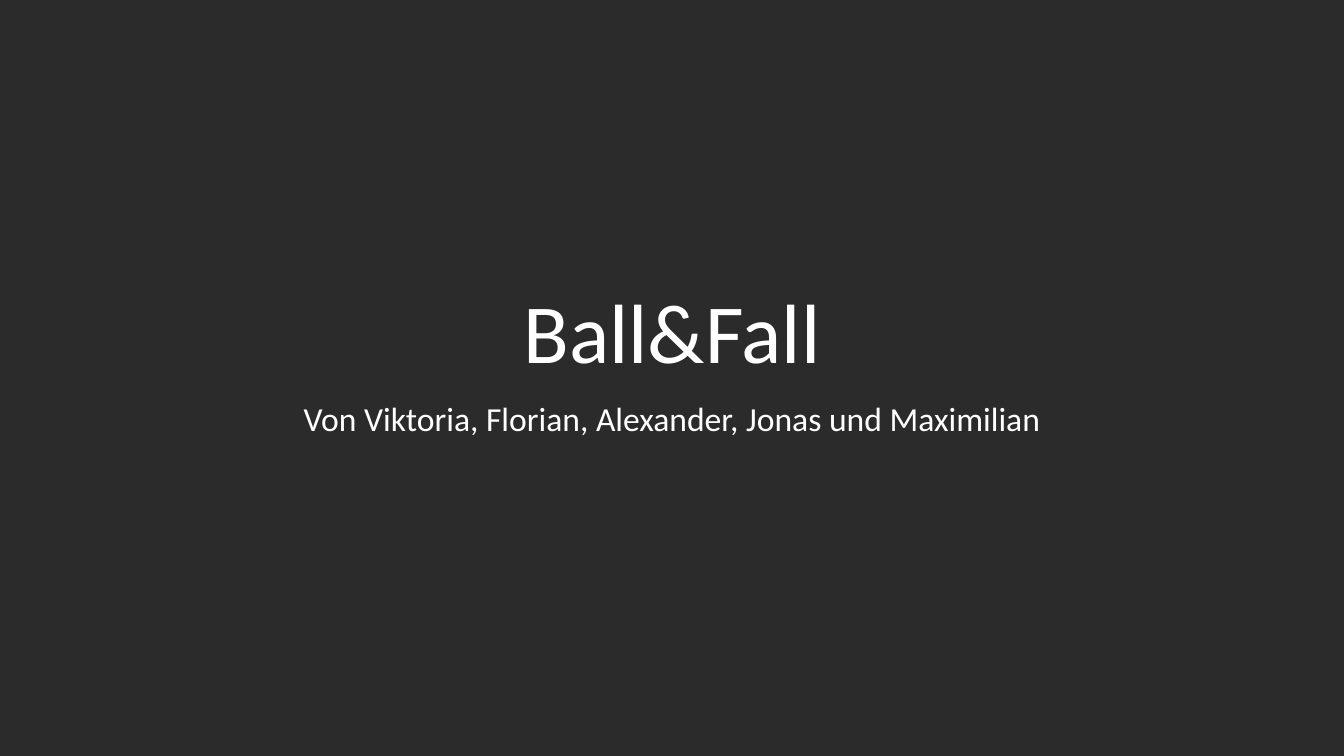
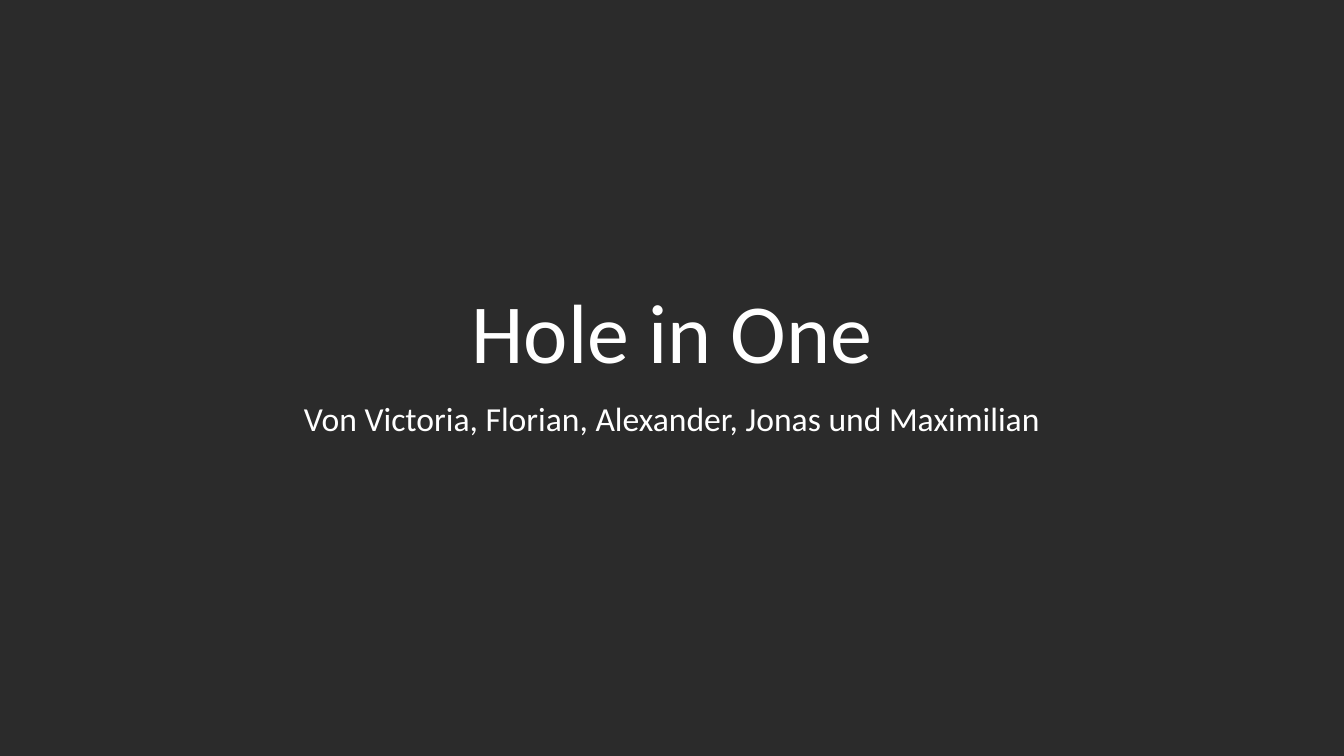
Before and after one commit to jonnyyx/Hole-in-One, a slide deck: slide 1 of BallFall.pptx. Drawn at 1344x756 pixels with LibreOffice and Linux fonts; fonts in the diff are those of the drawing; background and template pictures are left out; a plain dark background stands for a picture behind light text. Boxes give left, top, right and bottom in pixels: in the first picture for what was removed or moved away, otherwise in the second. Text is boxed around its words. In the diff, an @@ line names an element or a change of style, - is before the commit and + after.

Commit message:
uptade Maximilian, Victoria schaut nochmal drueber und aendert foto

```diff
--- a/BallFall.pptx
+++ b/BallFall.pptx
@@ title at (472,304,872,364): text changed @@
-Ball&Fall
+Hole in One
@@ subtitle at (304,407,1039,435): text changed @@
-Von Viktoria, Florian, Alexander, Jonas und Maximilian
+Von Victoria, Florian, Alexander, Jonas und Maximilian
```
Also in this commit, not shown: 5 other slides changed, 4 slides added.
